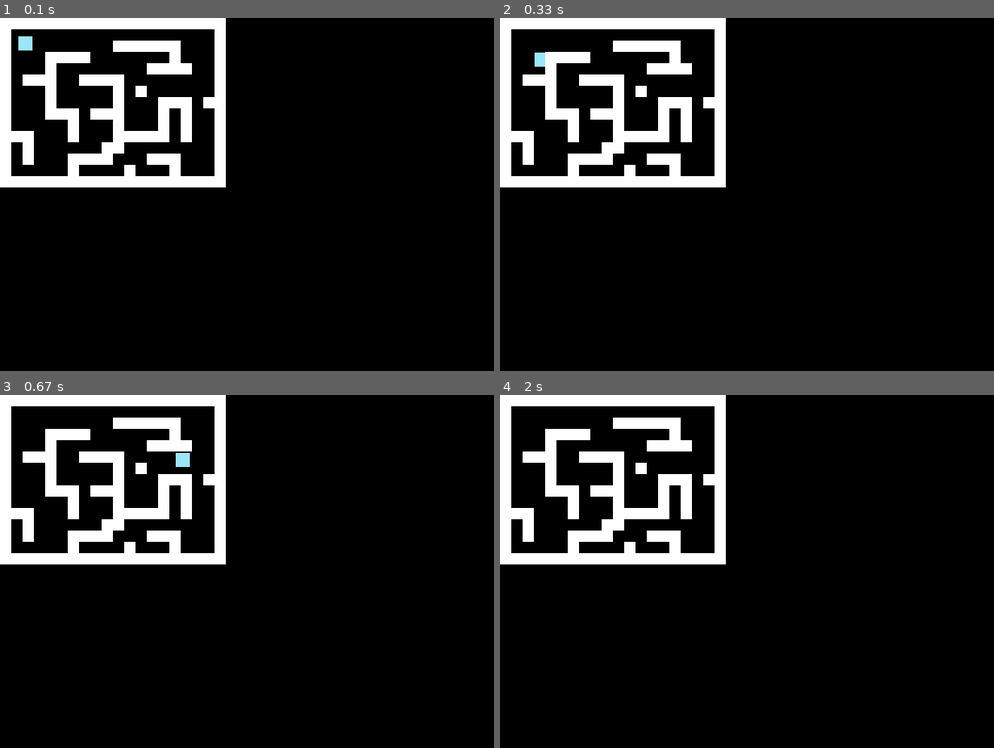
Above: before the commit, frames 1-4 (two rows, left to right).
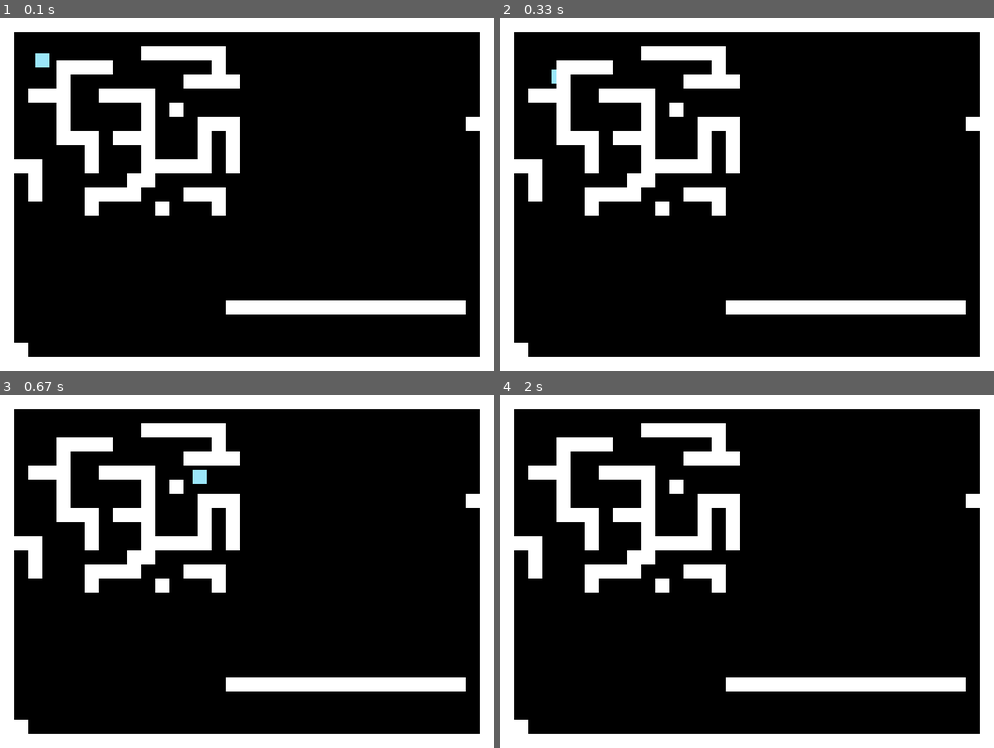
Above: after the commit, the same moments.

Repository: srli/Pygame
Game: pygame game, started from add_duck.py
The game is run twice, just before and just after one commit, with the same random seed, the same clock (stepped at 60 frames per second) and the same inputs. The source is Python 2; it was converted automatically to run under Python 3.
Inputs:
- Up to frame 1 (0.1 s): no input
- Up to frame 2 (0.33 s): no input
- Up to frame 3 (0.67 s): hold Right from 0.33 s (still down)
- Up to frame 4 (2 s): release Right at 0.8 s; hold Up 0.83-1.3 s; hold Right 1.33-1.8 s; hold Left from 1.83 s (still down)

The runs differ from the first frame. In frame 1, 24% of the frame differs, in the area x 0-100%, y 0-100%; in frame 2, 24%; in frame 3, 24%; in frame 4, 24%.

Commit message:
new model with level outline

Diff:
--- a/add_duck.py
+++ b/add_duck.py
@@ -11,33 +11,42 @@
 class Wall(object):
     def __init__(self, pos):
         walls.append(self)
-        self.rect = pygame.Rect(pos[0], pos[1], 16, 16)
+        self.rect = pygame.Rect(pos[0], pos[1], 20, 20)
 
 def hold_levels():
     """Normal function that holds our levels as lists. Any other way is too hard"""
     level = [[
-        "WWWWWWWWWWWWWWWWWWWW",
-        "W                  W",
-        "W         WWWWWW   W",
-        "W   WWWW       W   W",
-        "W   W        WWWW  W",
-        "W WWW  WWWW        W",
-        "W   W     W W      W",
-        "W   W     W   WWW WW",
-        "W   WWW WWW   W W  W",
-        "W     W   W   W W  W",
-        "WWW   W   WWWWW W  W",
-        "W W      WW        W",
-        "W W   WWWW   WWW   W",
-        "W     W    W   W   W",
-        "WWWWWWWWWWWWWWWWWWWW",
+        "WWWWWWWWWWWWWWWWWWWWWWWWWWWWWWWWWWW",
+        "W                                 W",
+        "W         WWWWWW                  W",
+        "W   WWWW       W                  W",
+        "W   W        WWWW                 W",
+        "W WWW  WWWW                       W",
+        "W   W     W W                     W",
+        "W   W     W   WWW                WW",
+        "W   WWW WWW   W W                 W",
+        "W     W   W   W W                 W",
+        "WWW   W   WWWWW W                 W",
+        "W W      WW                       W",
+        "W W   WWWW   WWW                  W",
+        "W     W    W   W                  W",
+        "W                                 W",
+        "W                                 W",
+        "W                                 W",
+        "W                                 W",
+        "W                                 W",
+        "W                                 W",
+        "W               WWWWWWWWWWWWWWWWW W",
+        "W                                 W",
+        "W                                 W",
+        "WW                                W",
+        "WWWWWWWWWWWWWWWWWWWWWWWWWWWWWWWWWWW",
                               ]]
     print level
     return level
 
 def change_to_list(num):
     level = hold_levels()
-#    walls = []
     for platform in level[num]:
         x = y = 0
         for row in level[num]:
@@ -46,8 +55,8 @@
                     Wall((x, y))
 #                    if col == "E":
 #                        end_rect = pygame.Rect(x, y, 16, 16)
-                x += 16
-            y += 16
+                x += 20
+            y += 20
             x = 0
     return walls
 
@@ -57,56 +66,7 @@
     """TO-DO: Clean up these level lists"""
     def __init__(self):
         self.level1 = change_to_list(0)
-        print type(self.level1)
-#        self.level = [[
-#        "WWWWWWWWWWWWWWWWWWWW",
-#        "W                  W",
-#        "W         WWWWWW   W",
-#        "W   WWWW       W   W",
-#        "W   W        WWWW  W",
-#        "W WWW  WWWW        W",
-#        "W   W     W W      W",
-#        "W   W     W   WWW WW",
-#        "W   WWW WWW   W W  W",
-#        "W     W   W   W W  W",
-#        "WWW   W   WWWWW W  W",
-#        "W W      WW        W",
-#        "W W   WWWW   WWW   W",
-#        "W     W    W   W   W",
-#        "WWWWWWWWWWWWWWWWWWWW",
-#                               ]]
-
-#        self.level1 = []
-#        platform1 = Platform((255,255,255), 20, 700, 0,480)
-#        platform2 = Platform((255,255,255), 20, 700, 0,0)
-#        platform3 = Platform((255,255,255), 100,20, 250,380)
-#        platform4 = Platform((255,255,255), 100,20, 450,380)
-#        platform5 = Platform((255,255,255), 20, 220, 250,360)
-#
-#        self.level1.append(platform1)
-#        self.level1.append(platform2)
-#        self.level1.append(platform3)
-#        self.level1.append(platform4)
-#        self.level1.append(platform5)
-#
-#        self.level2 = []
-#        platform1 = Platform((255,255, 255),20,150,0,485)
-#        platform2 = Platform((255,255, 255),75,20,150,425)
-#        platform3 = Platform((255,255, 255),20,150,100,0)
-#        platform4 = Platform((255,255, 255),20,175,170,250)
-#        platform5 = Platform((255,255, 255),75,20,150+175,195)
-#        platform6 = Platform((255,255, 255),20,175,325,0)
-#        platform7 = Platform((255,255,255), 20, 375, 325, 185)
-#
-#        self.level2.append(platform1)
-#        self.level2.append(platform2)
-#        self.level2.append(platform3)
-#        self.level2.append(platform4)
-#        self.level2.append(platform5)
-#        self.level2.append(platform6)
-#        self.level2.append(platform7)
-
-        self.duck = Duck((155,230,249),20,20,16,16)
+        self.duck = Duck((155,230,249),20,20,40,40)
 
     def update(self):
         self.duck.update()
@@ -148,8 +108,6 @@
     def draw(self):
         self.screen.fill(pygame.Color(0,0,0))
         pygame.draw.rect(self.screen, pygame.Color(self.model.duck.color[0], self.model.duck.color[1], self.model.duck.color[2]), pygame.Rect(self.model.duck.x, self.model.duck.y, self.model.duck.width, self.model.duck.height))
-#        for platform in self.model.level1:
-#            pygame.draw.rect(self.screen, pygame.Color(self.model.platform.color[0],self.model.platform.color[1],self.model.platform.color[2]),pygame.Rect(self.model.platform.x,self.model.platform.y,self.model.platform.width,self.model.platform.height))
         for wall in walls:
             pygame.draw.rect(screen, pygame.Color(255, 255, 255), wall.rect)
         pygame.display.update()
